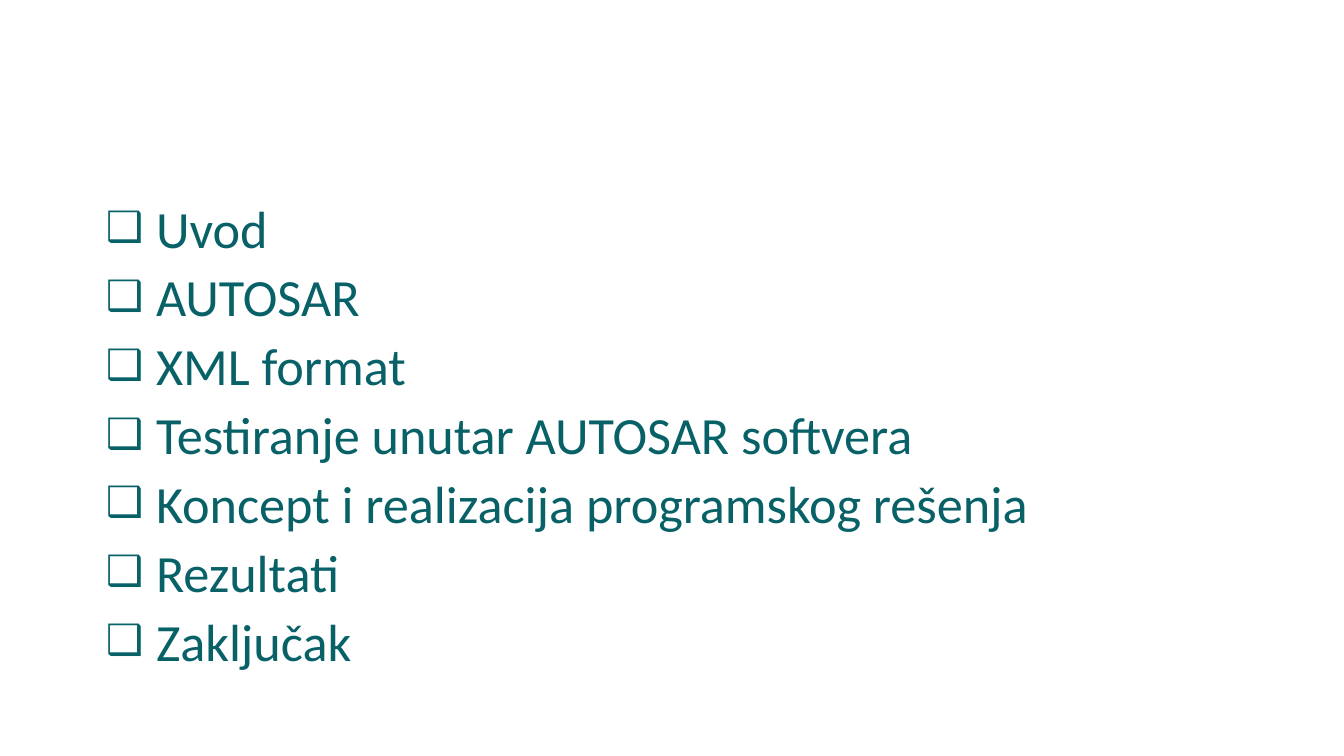
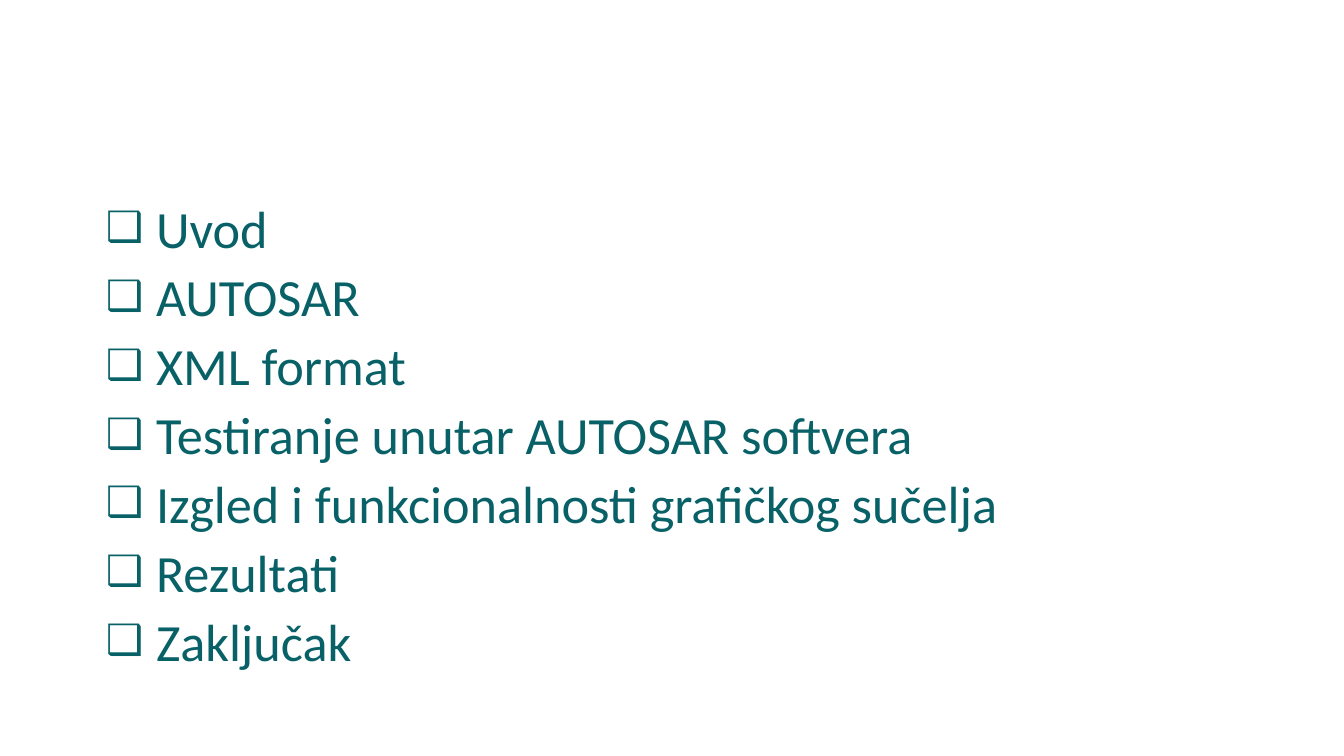
Before and after one commit to stojans/diplomski, a slide deck: slide 2 of Stefan_Stojanovic_Bsc_ppt.pptx. Drawn at 1344x756 pixels with LibreOffice and Linux fonts; fonts in the diff are those of the drawing; background and template pictures are left out. Boxes give left, top, right and bottom in pixels: in the first picture for what was removed or moved away, otherwise in the second. Text is boxed around its words. In the diff, an @@ line names an element or a change of style, - is before the commit and + after.

```diff
--- a/Stefan_Stojanovic_Bsc_ppt.pptx
+++ b/Stefan_Stojanovic_Bsc_ppt.pptx
@@ text at (x1=156, y1=486, x2=997, y2=532): text changed @@
-❑ Koncept i realizacija programskog rešenja
+❑ Izgled i funkcionalnosti grafičkog sučelja
```
Also in this commit, not shown: 3 other slides changed, 4 slides added.
